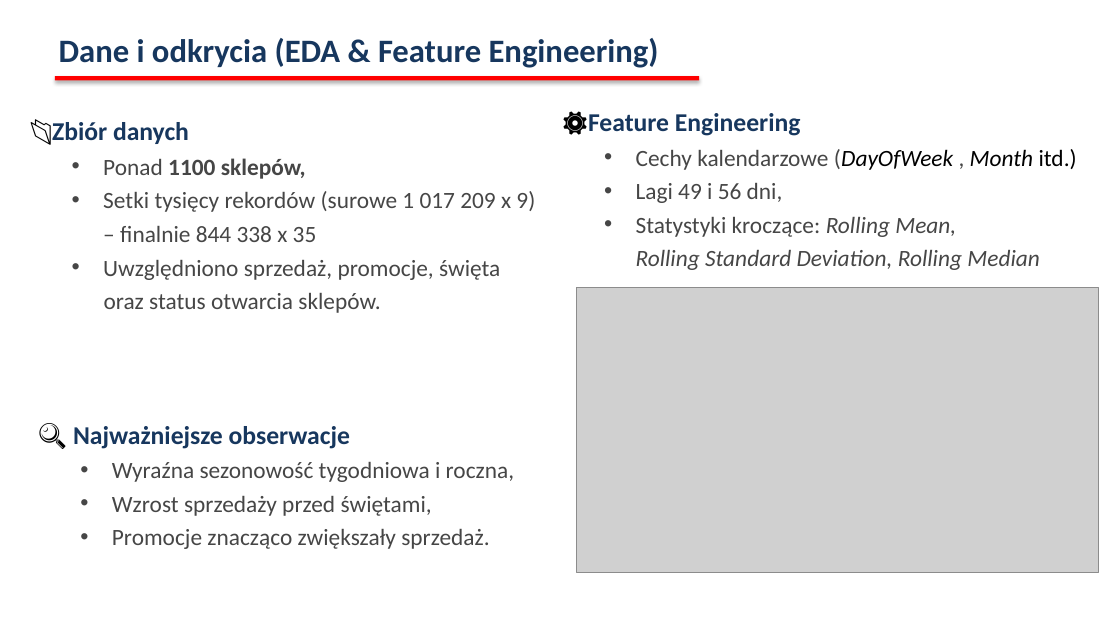
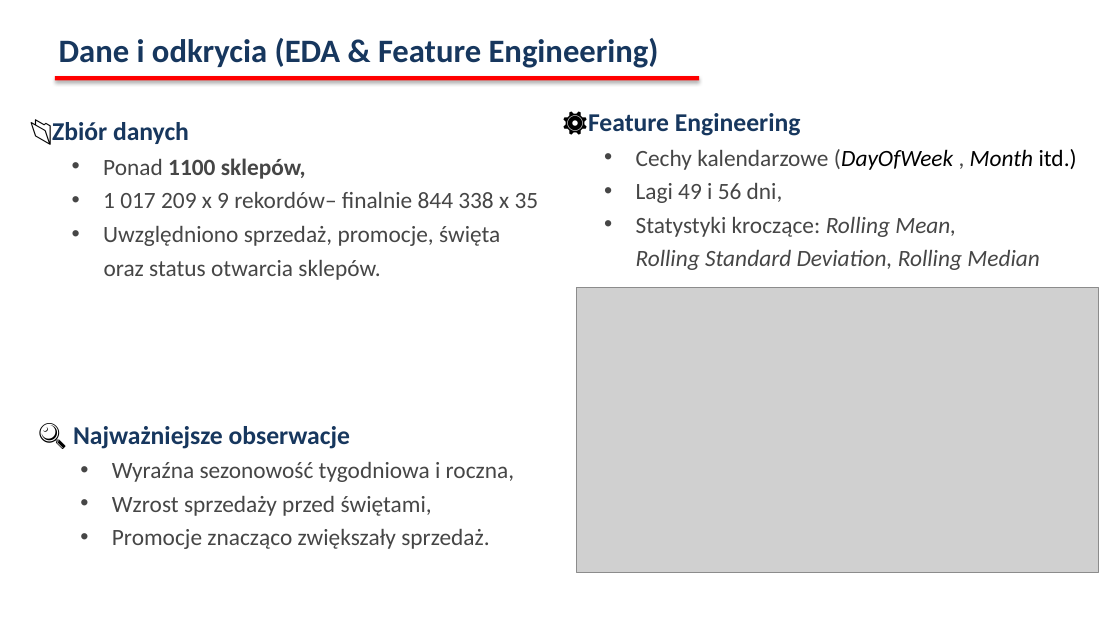
Before and after one commit to infoshareacademy/jdszr24-grupa-1, a slide deck: slide 3 of presentation/Rossmann_presentation.pptx. Drawn at 1120x630 pixels with LibreOffice and Linux fonts; fonts in the diff are those of the drawing; grey boxes stand for pictures. Boxes give left, top, right and bottom in pixels: in the first picture for what was removed or moved away, otherwise in the second. Text is boxed around its words. In the diff, an @@ line names an element or a change of style, - is before the commit and + after.

```diff
--- a/presentation/Rossmann_presentation.pptx
+++ b/presentation/Rossmann_presentation.pptx
@@ text at bbox=[103, 192, 539, 208]: text changed @@
-  • Setki tysięcy rekordów (surowe 1 017 209 x 9) – finalnie 844 338 x 35
+  • 1 017 209 x 9 rekordów– finalnie 844 338 x 35
```
Also in this commit, not shown: 5 other slides changed.
